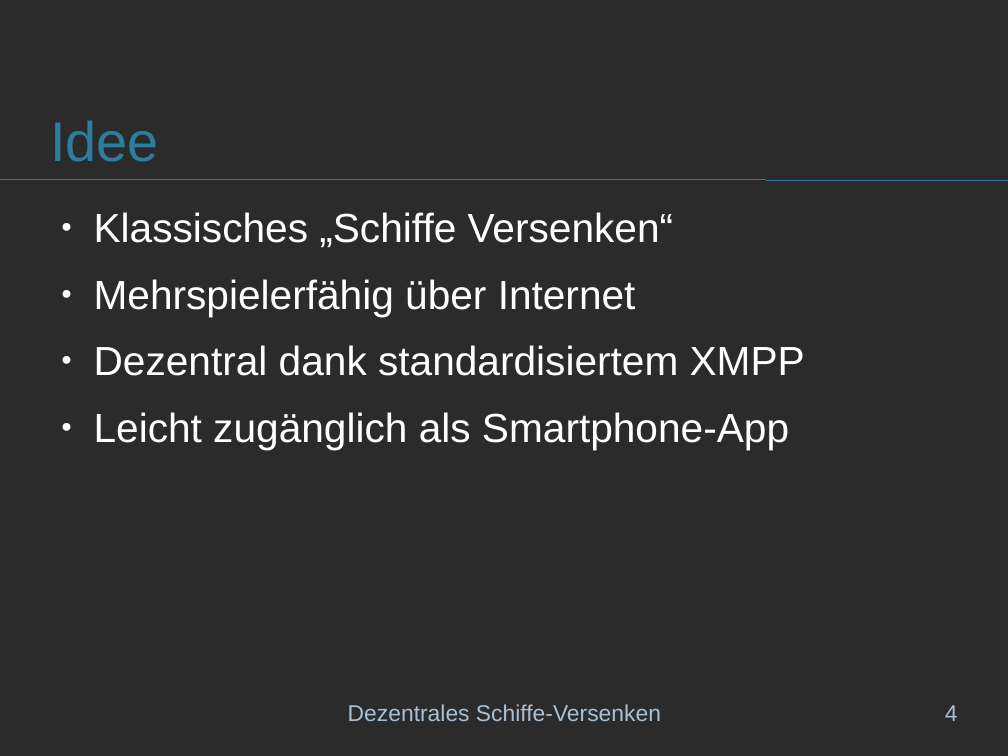
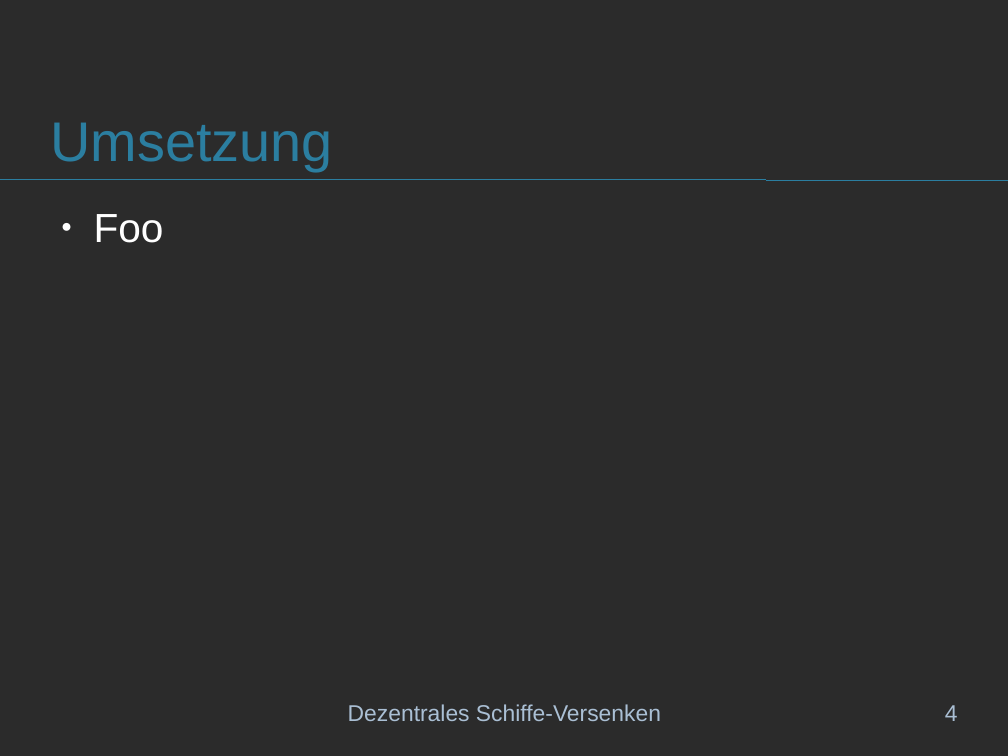
Before and after one commit to schiffchen/documentation, a slide deck: slide 4 of Präsentation/Projektpräsentation.odp. Drawn at 1008x756 pixels with LibreOffice and Linux fonts; fonts in the diff are those of the drawing; background and template pictures are left out; a plain dark background stands for a picture behind light text. Boxes give left, top, right and bottom in pixels: in the first picture for what was removed or moved away, otherwise in the second. Text is boxed around its words. In the diff, an @@ line names an element or a change of style, - is before the commit and + after.

Commit message:
Feierabend

```diff
--- a/Präsentation/Projektpräsentation.odp
+++ b/Präsentation/Projektpräsentation.odp
@@ title at [50, 122, 332, 171]: text changed @@
-Idee
+Umsetzung
@@ text at [94, 214, 164, 243]: text changed @@
-● Klassisches „Schiffe Versenken“
-● Mehrspielerfähig über Internet
-● Dezentral dank standardisiertem XMPP
-● Leicht zugänglich als Smartphone-App
+● Foo
```
